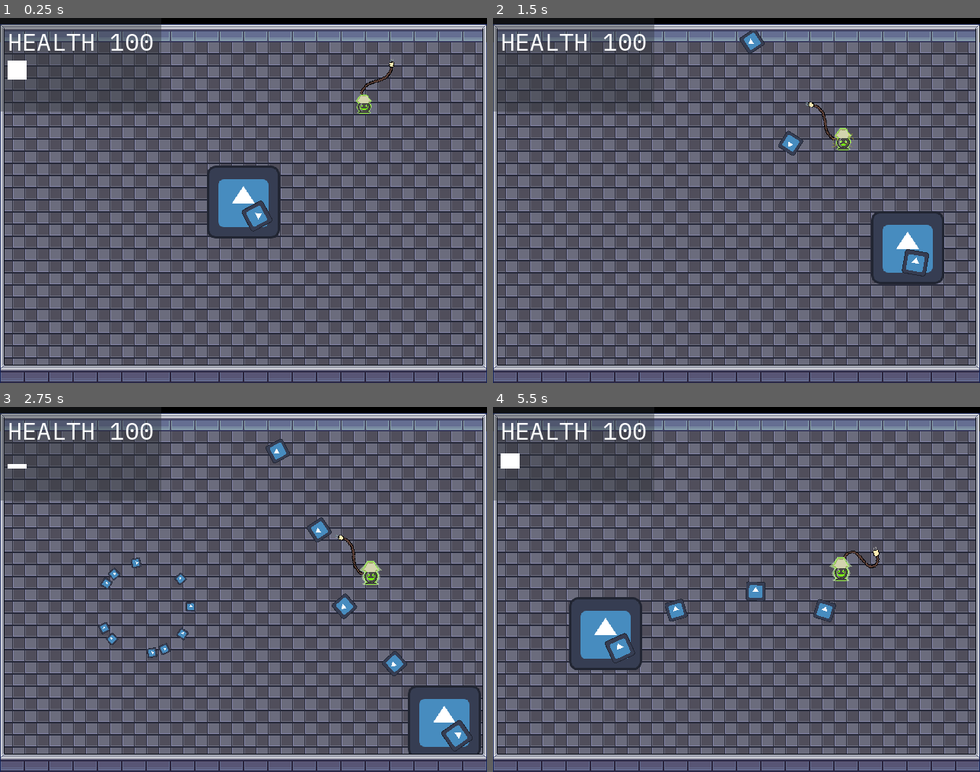
Above: before the commit, frames 1-4 (two rows, left to right).
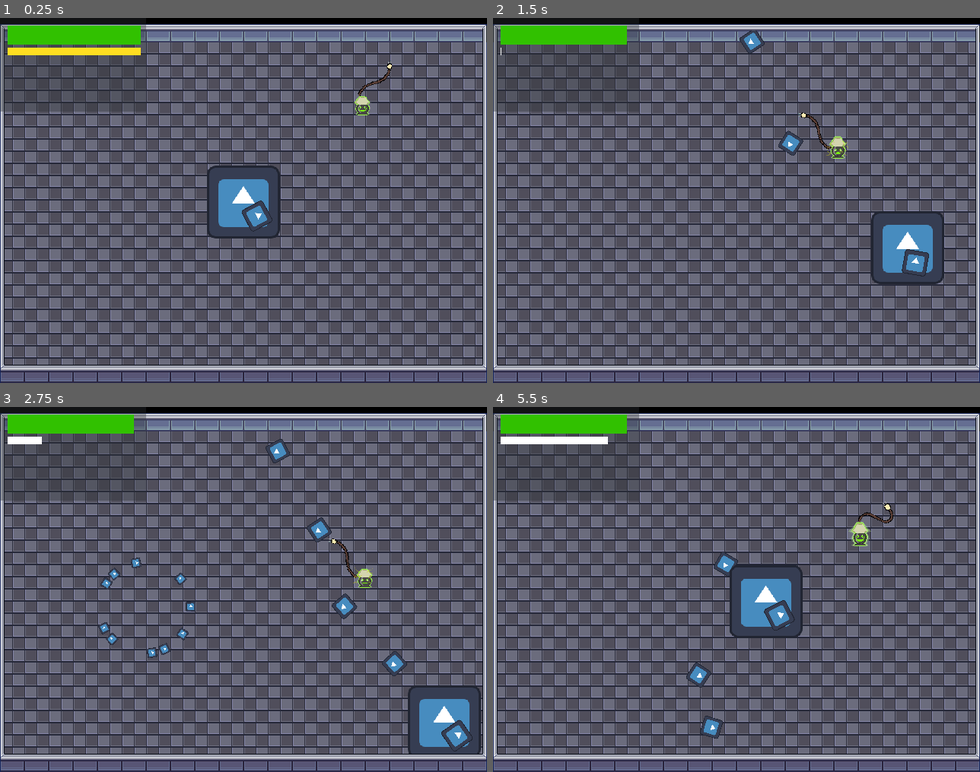
Above: after the commit, the same moments.

Repository: kevinfiddick/kill-switch
Game: Godot game, scene res://scenes/TestLevel.tscn
Two runs of this game, one before a commit and one after it. Both use one fixed random seed, a clock stepped at 60 frames per second and the inputs below. This scene is started directly instead of the project's main scene. The engine's default icon, where the game draws it, is replaced by a stand-in: a white triangle on a blue panel in a dark square.
Inputs (mouse positions are in pixels of both pictures, inside the frame that each line leads up to):
- Up to frame 1 (0.25 s): no input
- Up to frame 2 (1.5 s): move the mouse to (843, 182) at 0.52 s; press the mouse at (843, 182) at 0.53 s; hold D (right) 0.53-1.28 s; move the mouse to (639, 218) at 1.27 s; release the mouse at (639, 218) at 1.28 s; hold Down (down) from 1.28 s (still down); right-click (639, 218) at 1.35 s
- Up to frame 3 (2.75 s): move the mouse to (292, 509) at 2.02 s; release Down (down) at 2.03 s; press the mouse at (292, 509) at 2.03 s; hold D (right) from 2.03 s (still down)
- Up to frame 4 (5.5 s): move the mouse to (712, 662) at 2.77 s; release D (right) at 2.78 s; release the mouse at (712, 662) at 2.78 s; hold Up (up) 2.78-3.53 s; right-click (712, 662) at 2.85 s; move the mouse to (882, 644) at 3.52 s; press the mouse at (882, 644) at 3.53 s; hold Left (left) 3.53-5.03 s; move the mouse to (590, 534) at 4.27 s; release the mouse at (590, 534) at 4.28 s; right-click (590, 534) at 4.35 s; move the mouse to (760, 589) at 5.02 s; press the mouse at (760, 589) at 5.03 s; hold Down (down) from 5.03 s (still down)

The runs differ from the first frame. In frame 1, 2.9% of the frame differs, in the area x 1-81%, y 1-27%; in frame 2, 2.4%; in frame 3, 2.5%; in frame 4, 9.4%, in the area x 1-83%, y 1-91%.

Commit message:
Player Health Test

Diff:
--- a/scenes/EnemyLamp.tscn
+++ b/scenes/EnemyLamp.tscn
@@ -181,6 +181,10 @@
 "speed": 5.0
 }]
 
+[sub_resource type="CapsuleShape2D" id="CapsuleShape2D_k4bil"]
+radius = 50.0
+height = 100.0
+
 [node name="EnemyLamp" type="CharacterBody2D"]
 z_index = 1
 collision_layer = 4
@@ -200,10 +204,20 @@
 z_index = 1
 sprite_frames = SubResource("SpriteFrames_ti0nb")
 animation = &"idle"
-frame_progress = 0.105119
+frame_progress = 0.151391
 
 [node name="Tail" type="AnimatedSprite2D" parent="."]
 sprite_frames = SubResource("SpriteFrames_jwxi1")
 frame = 5
 frame_progress = 0.240472
 offset = Vector2(-35, 5)
+
+[node name="Area2D" type="Area2D" parent="."]
+collision_mask = 2
+
+[node name="CollisionShape2D" type="CollisionShape2D" parent="Area2D"]
+position = Vector2(1, 2)
+rotation = 1.5708
+shape = SubResource("CapsuleShape2D_k4bil")
+
+[connection signal="body_entered" from="Area2D" to="." method="_on_area_2d_body_entered"]
--- a/scenes/HUD.tscn
+++ b/scenes/HUD.tscn
@@ -1,6 +1,5 @@
-[gd_scene load_steps=4 format=3 uid="uid://cg2j6hgvxv842"]
+[gd_scene load_steps=3 format=3 uid="uid://cg2j6hgvxv842"]
 
-[ext_resource type="FontFile" uid="uid://bbwgbeipobag8" path="res://assets/fonts/IBMPlexMono-Regular.ttf" id="1_i6xgb"]
 [ext_resource type="Script" path="res://scripts/Hud.gd" id="1_jjve7"]
 
 [sub_resource type="StyleBoxFlat" id="StyleBoxFlat_7dovn"]
@@ -26,35 +25,44 @@
 [node name="VBoxContainer" type="VBoxContainer" parent="PanelContainer/MarginContainer"]
 layout_mode = 2
 
-[node name="Label2" type="Label" parent="PanelContainer/MarginContainer/VBoxContainer"]
-layout_mode = 2
-theme_override_fonts/font = ExtResource("1_i6xgb")
-theme_override_font_sizes/font_size = 32
-text = "HEALTH 100
-"
-horizontal_alignment = 2
-
-[node name="ReferenceRect" type="ReferenceRect" parent="PanelContainer/MarginContainer/VBoxContainer"]
+[node name="HealthBarRef" type="ReferenceRect" parent="PanelContainer/MarginContainer/VBoxContainer"]
 custom_minimum_size = Vector2(25, 25)
 layout_mode = 2
 size_flags_horizontal = 0
 size_flags_vertical = 0
 border_color = Color(0, 0, 0, 1)
 
-[node name="GrenadeCD" type="ColorRect" parent="PanelContainer/MarginContainer/VBoxContainer/ReferenceRect"]
+[node name="HealthBar" type="ColorRect" parent="PanelContainer/MarginContainer/VBoxContainer/HealthBarRef"]
 custom_minimum_size = Vector2(25, 25)
 layout_mode = 1
-anchors_preset = 7
-anchor_left = 0.5
-anchor_top = 1.0
-anchor_right = 0.5
-anchor_bottom = 1.0
-offset_left = -12.5
-offset_top = -25.0
-offset_right = 12.5
-grow_horizontal = 2
-grow_vertical = 0
-pivot_offset = Vector2(12.5, 25)
+anchors_preset = 4
+anchor_top = 0.5
+anchor_bottom = 0.5
+offset_top = -12.5
+offset_right = 175.0
+offset_bottom = 12.5
+grow_vertical = 2
+size_flags_horizontal = 0
+size_flags_vertical = 0
+color = Color(0.192157, 0.756863, 0, 1)
+
+[node name="ReferenceRect" type="ReferenceRect" parent="PanelContainer/MarginContainer/VBoxContainer"]
+custom_minimum_size = Vector2(25, 10)
+layout_mode = 2
+size_flags_horizontal = 0
+size_flags_vertical = 0
+border_color = Color(0, 0, 0, 1)
+
+[node name="GrenadeCD" type="ColorRect" parent="PanelContainer/MarginContainer/VBoxContainer/ReferenceRect"]
+custom_minimum_size = Vector2(25, 10)
+layout_mode = 1
+anchors_preset = 4
+anchor_top = 0.5
+anchor_bottom = 0.5
+offset_top = -5.0
+offset_right = 175.0
+offset_bottom = 5.0
+grow_vertical = 2
 size_flags_horizontal = 0
 size_flags_vertical = 0
 
--- a/scenes/Player.tscn
+++ b/scenes/Player.tscn
@@ -31,4 +31,7 @@
 
 [node name="HUD" parent="." instance=ExtResource("5_urac5")]
 
+[node name="InvincibilityCD" type="Timer" parent="."]
+one_shot = true
+
 [connection signal="grenade_thrown" from="GrenadeController" to="HUD" method="_on_grenade_controller_grenade_thrown"]
--- a/scripts/Hud.gd
+++ b/scripts/Hud.gd
@@ -4,12 +4,20 @@
 @onready var grenade_cd: ColorRect = $PanelContainer/MarginContainer/VBoxContainer/ReferenceRect/GrenadeCD
 @onready var grenade_cd_timer: Timer = $PanelContainer/MarginContainer/VBoxContainer/ReferenceRect/GrenadeCD/GrenadeCDTimer
 
+@onready var health_bar: ColorRect = $PanelContainer/MarginContainer/VBoxContainer/HealthBarRef/HealthBar
 
 func _process(delta: float) -> void:
 	if !grenade_cd_timer.is_stopped():
 		print(grenade_cd_timer.time_left)
-		grenade_cd.scale.y = 1 - (grenade_cd_timer.time_left / (300 / 60))
-		pass
+		grenade_cd.scale.x = 1 - (grenade_cd_timer.time_left / (300 / 60))
+		if grenade_cd.get_color() != Color("#FFFFFF"):
+			grenade_cd.set_color("#FFFFFF")
+	else:
+		if grenade_cd.get_color() != Color("#FFDE21"):
+			grenade_cd.set_color("#FFDE21")
+
+func set_health_percent(percent: float) -> void:
+	health_bar.scale.x = percent
 
 
 func _on_grenade_controller_grenade_thrown() -> void:
--- a/scripts/Player.gd
+++ b/scripts/Player.gd
@@ -1,8 +1,12 @@
 extends CharacterBody2D
-
 
 const SPEED = 300.0
 
+@export var MAX_HEALTH = 100.0
+var current_health = MAX_HEALTH
+
+@onready var HUD = $HUD
+@onready var invincibility_timer = $InvincibilityCD
 
 func _physics_process(_delta):
 
@@ -16,3 +20,17 @@
 		velocity.y = move_toward(velocity.y, 0, SPEED)
 
 	move_and_slide()
+
+
+func on_take_damage(damage: float) -> void:
+	if !invincibility_timer.is_stopped():
+		print_debug(invincibility_timer.time_left)
+	else:
+		invincibility_timer.start(300 / 60)
+		current_health -= damage
+	if current_health <= 0:
+		current_health = 0
+
+	print_debug(current_health)
+	print_debug(MAX_HEALTH)
+	HUD.set_health_percent(current_health / MAX_HEALTH)
--- a/scripts/enemy-lamp/EnemyLamp.gd
+++ b/scripts/enemy-lamp/EnemyLamp.gd
@@ -1,7 +1,7 @@
 extends CharacterBody2D
 
 @export var player_reference : Node2D
-@export var SPEED = 60.0
+@export var SPEED = 75.0
 @export var STUN_TIMEOUT = 0.75
 @export var STUN_SPEED = 30.0
 @export var STUN_DMG = 4.0
@@ -76,3 +76,10 @@
 	if stunned_timer and stunned_timer.is_connected("timeout", _on_timer_timeout):
 		stunned_timer.queue_free()
 		stunned_timer = null
+
+
+func _on_area_2d_body_entered(body: Node2D) -> void:
+	print_debug("AREA ENTERED")
+	if body == player_reference:
+		body.on_take_damage(5)
+	pass # Replace with function body.
Not shown: 1 places in scenes/EnemyLamp.tscn that only renumber resources
